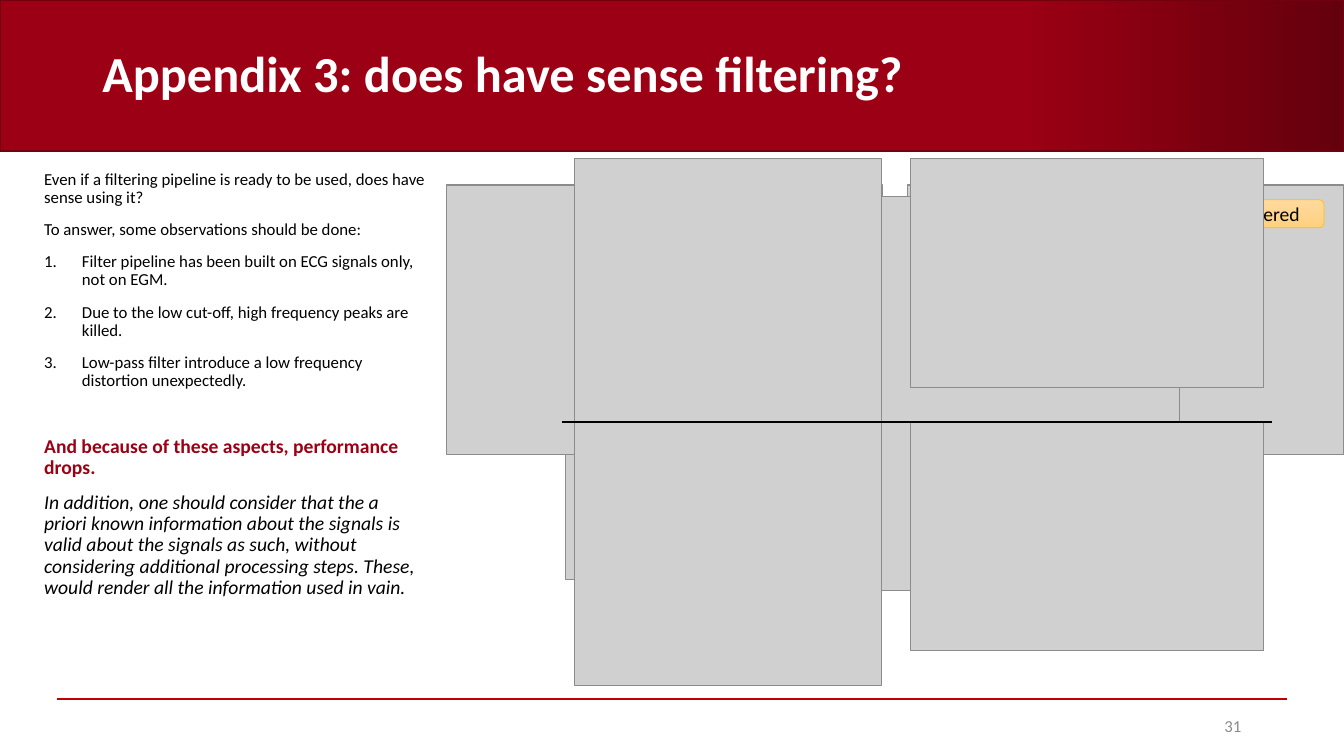
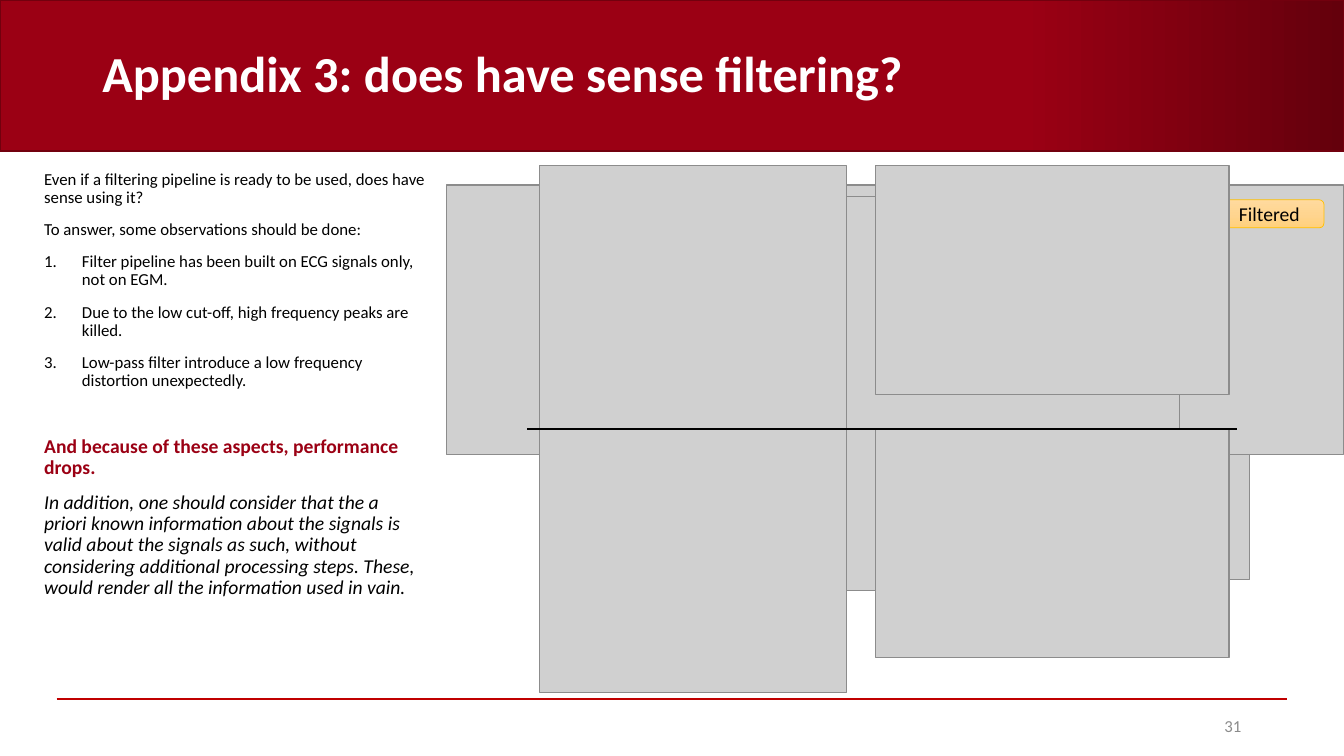
Before and after one commit to AndreaCorrado00/Tesi_magistrale_Corrado_Andrea, a slide deck: slide 31 of Documentation/5. Heuristic classifier.pptx. Drawn at 1344x756 pixels with LibreOffice and Linux fonts; fonts in the diff are those of the drawing; grey boxes stand for pictures; background and template pictures are left out. Boxes give left, top, right and bottom in pixels: in the first picture for what was removed or moved away, otherwise in the second. Text is boxed around its words. In the diff, an @@ line names an element or a change of style, - is before the commit and + after.

```diff
--- a/Documentation/5. Heuristic classifier.pptx
+++ b/Documentation/5. Heuristic classifier.pptx
@@ picture: place and size @@
-picture at <box>575,158,881,421</box>
+picture at <box>540,165,847,429</box>
@@ picture: place and size @@
-picture at <box>911,158,1264,387</box>
+picture at <box>876,165,1229,394</box>
@@ 2 pictures, 1 line: place and size @@
-2 pictures, 1 line at <box>563,422,1272,686</box>
+2 pictures, 1 line at <box>527,430,1237,693</box>
```
Also in this commit, not shown: 5 other slides changed, 9 other files.
